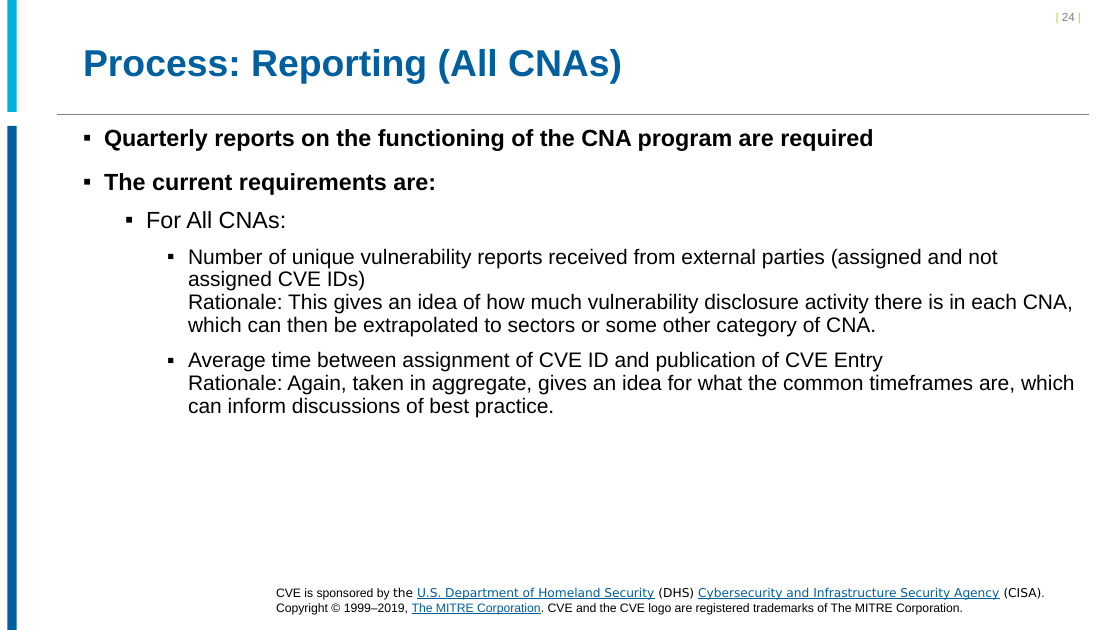
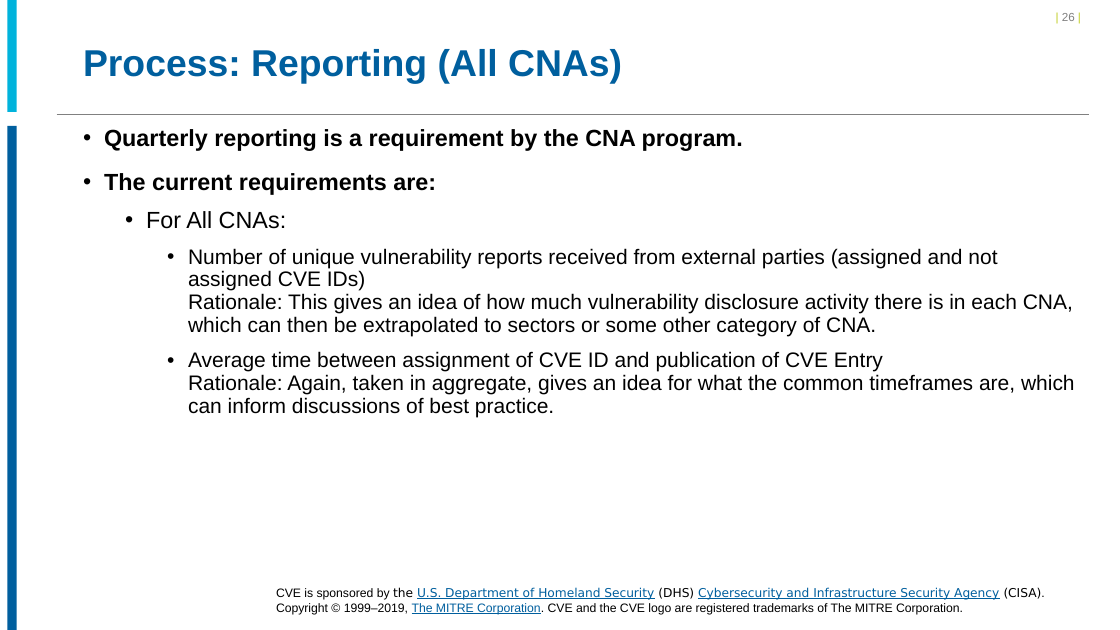
Before and after one commit to CVEProject/cveproject.github.io, a slide deck: slide 26 of docs/cna/Becoming_a_CNA.pptx (slide 24 before the commit). Drawn at 1120x630 pixels with LibreOffice and Linux fonts; fonts in the diff are those of the drawing; background and template pictures are left out. Boxes give left, top, right and bottom in pixels: in the first picture for what was removed or moved away, otherwise in the second. Text is boxed around its words. In the diff, an @@ line names an element or a change of style, - is before the commit and + after.

```diff
--- a/docs/cna/Becoming_a_CNA.pptx
+++ b/docs/cna/Becoming_a_CNA.pptx
@@ page number at bbox=[1062, 13, 1075, 21]: text changed @@
-| 24 |
+| 26 |
@@ text at bbox=[104, 129, 743, 151]: text changed @@
-▪ Quarterly reports on the functioning of the CNA program are required
+• Quarterly reporting is a requirement by the CNA program.
```
Also in this commit, not shown: 23 other slides changed, 2 slides added.
